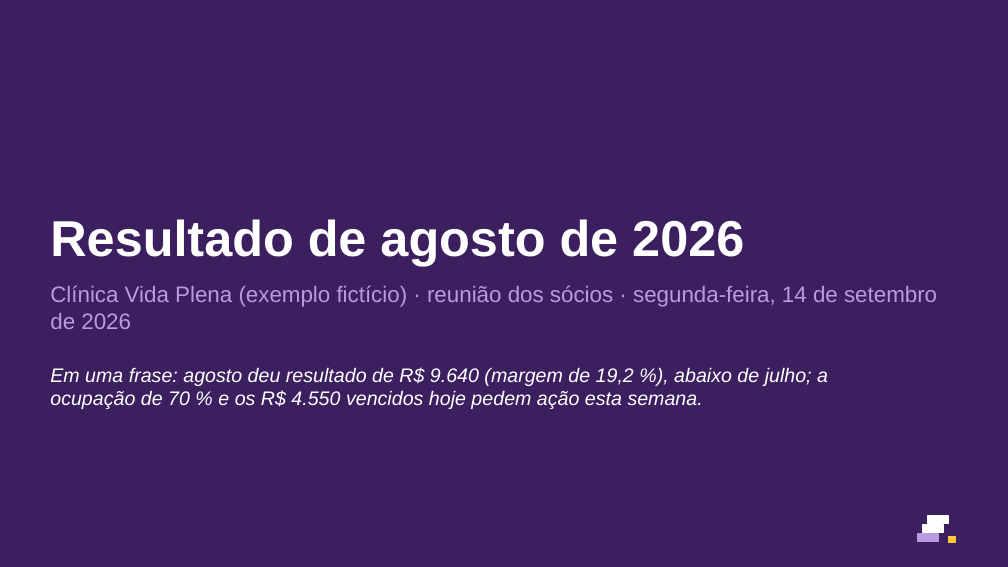
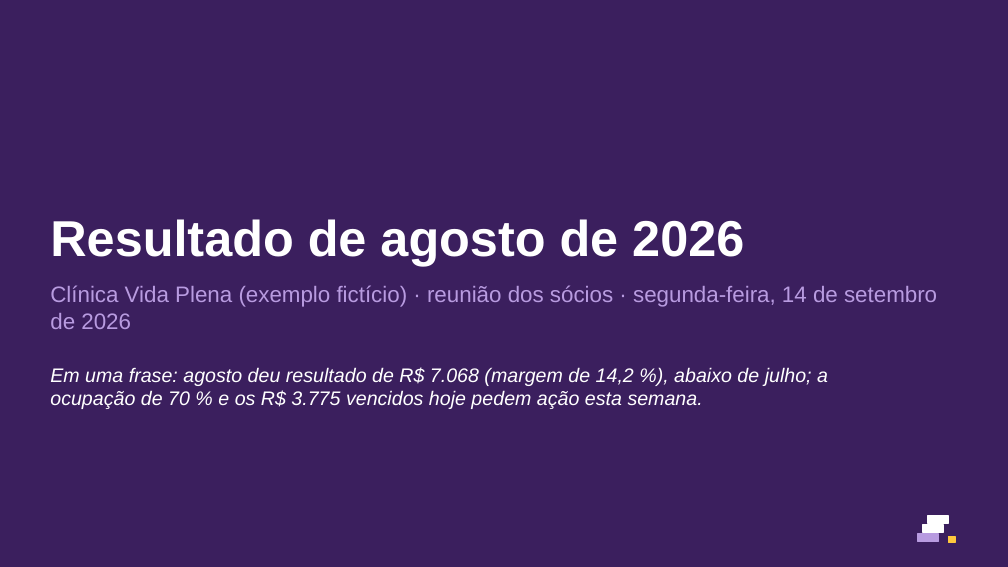
Before and after one commit to eduardomtzz/claude-code, a slide deck: slide 1 of projetos/gestao-ia-planilhas/produto/kit-medicos/entrega/27-modelo-resultado-do-mes-8-slides.pptx. Drawn at 1008x567 pixels with LibreOffice and Linux fonts; fonts in the diff are those of the drawing. Boxes give left, top, right and bottom in pixels: in the first picture for what was removed or moved away, otherwise in the second. Text is boxed around its words. In the diff, an @@ line names an element or a change of style, - is before the commit and + after.

```diff
--- a/projetos/gestao-ia-planilhas/produto/kit-medicos/entrega/27-modelo-resultado-do-mes-8-slides.pptx
+++ b/projetos/gestao-ia-planilhas/produto/kit-medicos/entrega/27-modelo-resultado-do-mes-8-slides.pptx
@@ text at (x1=50, y1=367, x2=828, y2=409): text changed @@
-Em uma frase: agosto deu resultado de R$ 9.640 (margem de 19,2 %), abaixo de julho; a ocupação de 70 % e os R$ 4.550 vencidos hoje pedem ação esta semana.
+Em uma frase: agosto deu resultado de R$ 7.068 (margem de 14,2 %), abaixo de julho; a ocupação de 70 % e os R$ 3.775 vencidos hoje pedem ação esta semana.
```
Also in this commit, not shown: 5 other slides changed, 37 other files.
